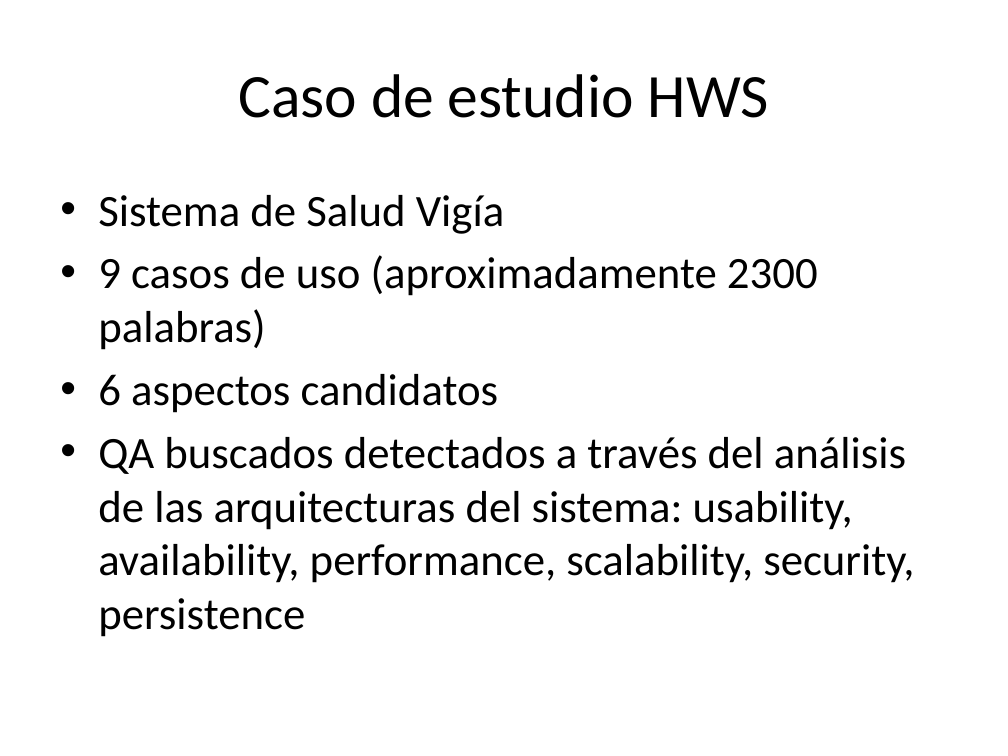
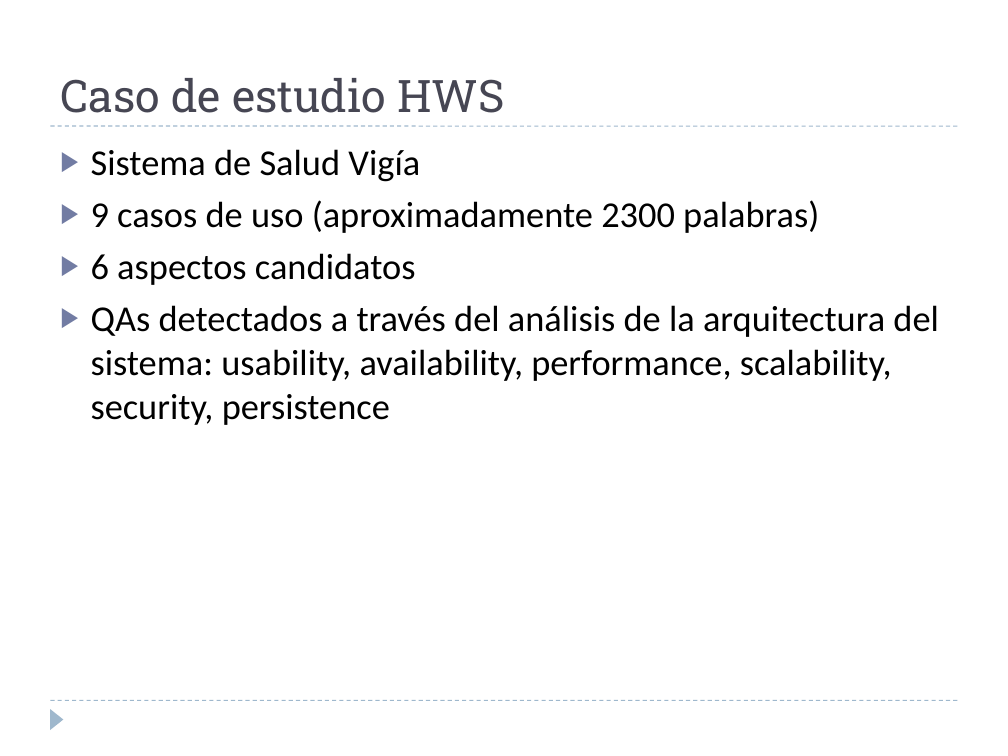
Before and after one commit to alejandrorago/qatesis2, a slide deck: slide 16 of Capitulos Finales/filiminasPeladas.pptx (slide 15 before the commit). Drawn at 1008x756 pixels with LibreOffice and Linux fonts; fonts in the diff are those of the drawing. Boxes give left, top, right and bottom in pixels: in the first picture for what was removed or moved away, otherwise in the second. Text is boxed around its words. In the diff, an @@ line names an element or a change of style, - is before the commit and + after.

```diff
--- a/Capitulos Finales/filiminasPeladas.pptx
+++ b/Capitulos Finales/filiminasPeladas.pptx
@@ title "Caso de estudio HWS": place and size @@
-title "Caso de estudio HWS" at (238, 74, 769, 118)
+title "Caso de estudio HWS" at (60, 78, 504, 113)
@@ title "Caso de estudio HWS" at (60, 78, 504, 113): size 44 to 32 pt, font Calibri to Roboto Slab, text colour #000000 to #464653; alignment centre to left; vertical alignment middle to bottom @@
@@ text "Sistema de Salud Vigía": place and size @@
-text "Sistema de Salud Vigía" at (98, 195, 914, 637)
+text "Sistema de Salud Vigía" at (91, 149, 939, 425)
@@ line added from (50, 126) to (958, 126), #9FB8CD 0.75 pt dashed @@
@@ text at (91, 149, 819, 285): size 32 to 26 pt in "Sistema de Salud Vigía", "9 casos de uso (aproximadamente 2300 palabras)", "6 aspectos candidatos"; bullet • to ▶ @@
@@ text at (91, 305, 939, 425): text changed; size 32 to 26 pt @@
-• QA buscados detectados a través del análisis de las arquitecturas del sistema: usability, availability, performance, scalability, security, persistence
+▶ QAs detectados a través del análisis de la arquitectura del sistema: usability, availability, performance, scalability, security, persistence
@@ line added from (50, 701) to (958, 701), #9FB8CD 0.75 pt dashed @@
@@ triangle added at (50, 709, 64, 730), fill #9FB8CD @@
```
Also in this commit, not shown: 23 other slides changed, 1 slide added.
